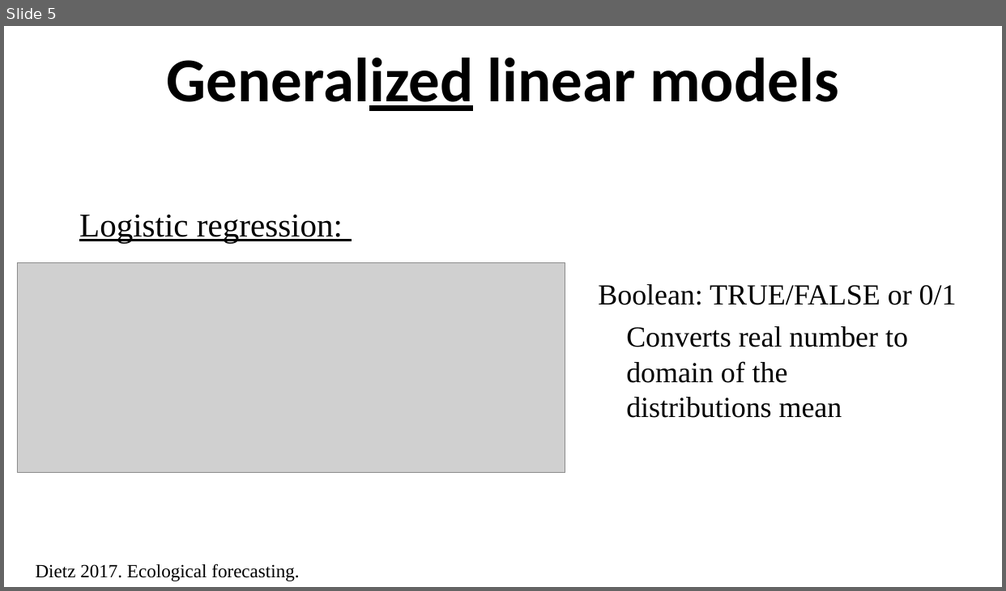
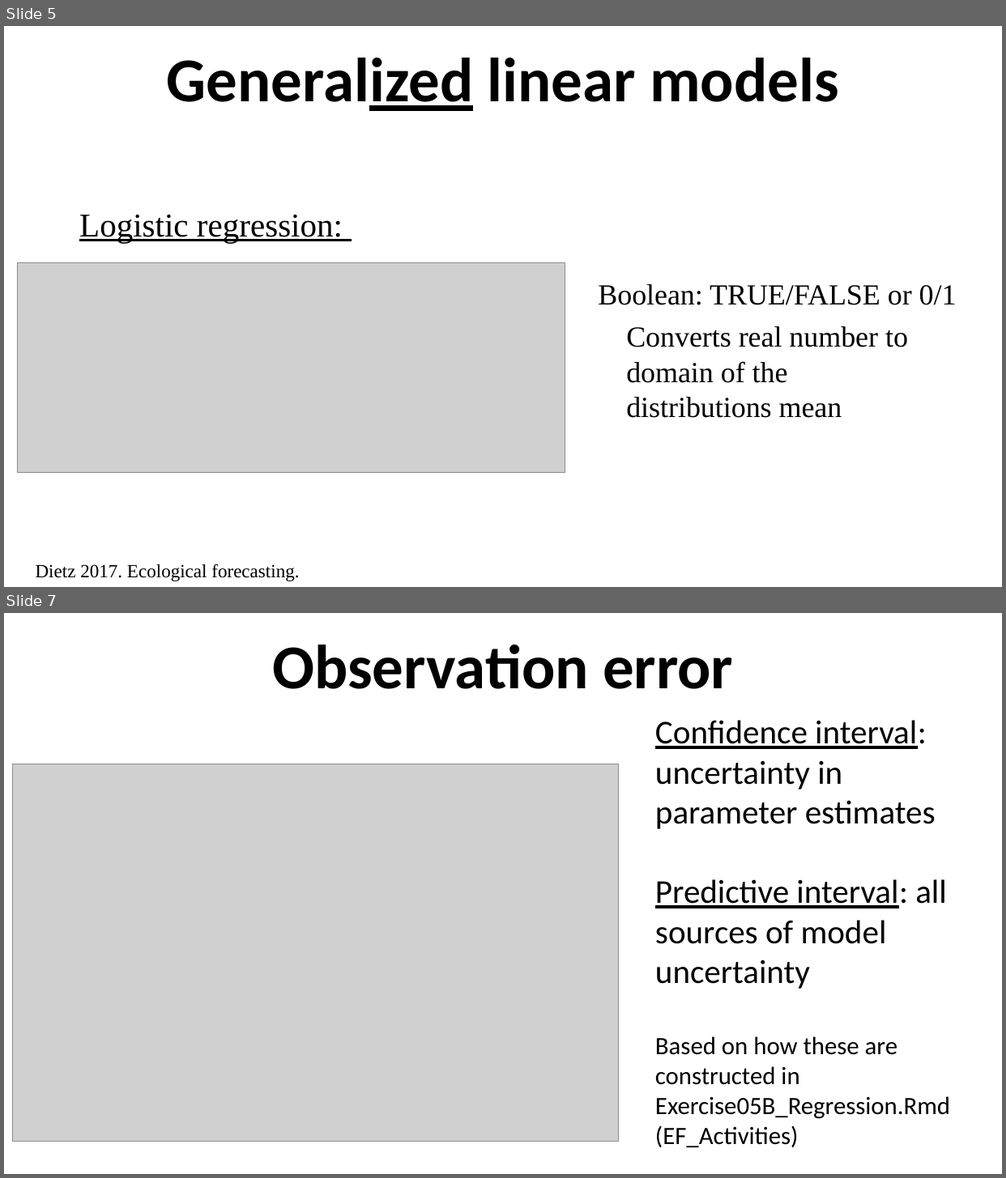
Before and after one commit to ahurford/aarms-summer-school, a slide deck: amy-lectures/Characterizing_Uncertainty.pptx. Shown one above the other, each under a label of ours: slide 5 before the commit, slides 5 and 7 after it; the slides between them are not shown. The pictures are 1006x591 and 1006x1178 pixels, drawn with LibreOffice and Linux fonts; fonts in the diff are those of the drawing; grey boxes stand for pictures. Boxes give left, top, right and bottom in pixels: in the first picture for what was removed or moved away, otherwise in the second. Text is boxed around its words. In the diff, an @@ line names an element or a change of style, - is before the commit and + after.

Commit message:
redone Uncertainty slides

```diff
--- a/amy-lectures/Characterizing_Uncertainty.pptx
+++ b/amy-lectures/Characterizing_Uncertainty.pptx
@@ slide 7 added at [4,613,1002,1174], background #FFFFFF @@
@@ title added at [272,645,733,689], 60 pt, text #000000, bold @@
+Observation error
@@ text added at [655,720,950,1148], 32 pt, text #000000 @@
+Confidence interval: uncertainty in parameter estimates
+Predictive interval: all sources of model uncertainty
+Based on how these are constructed in Exercise05B_Regression.Rmd (EF_Activities)
@@ picture added at [12,764,619,1142] @@
```
Also in this commit, not shown: 5 slides changed, 3 other slides added, 1 other file.
